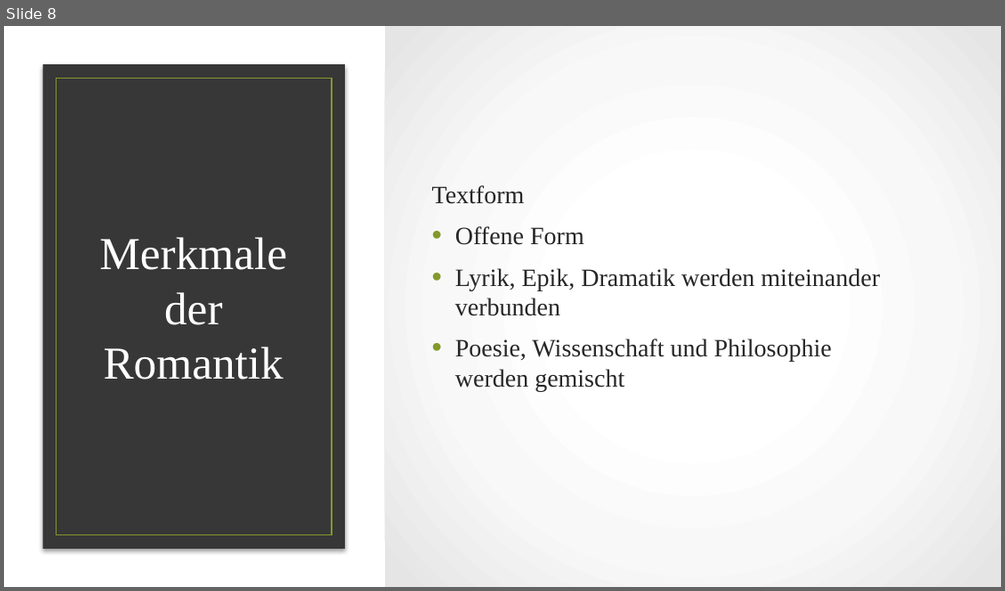
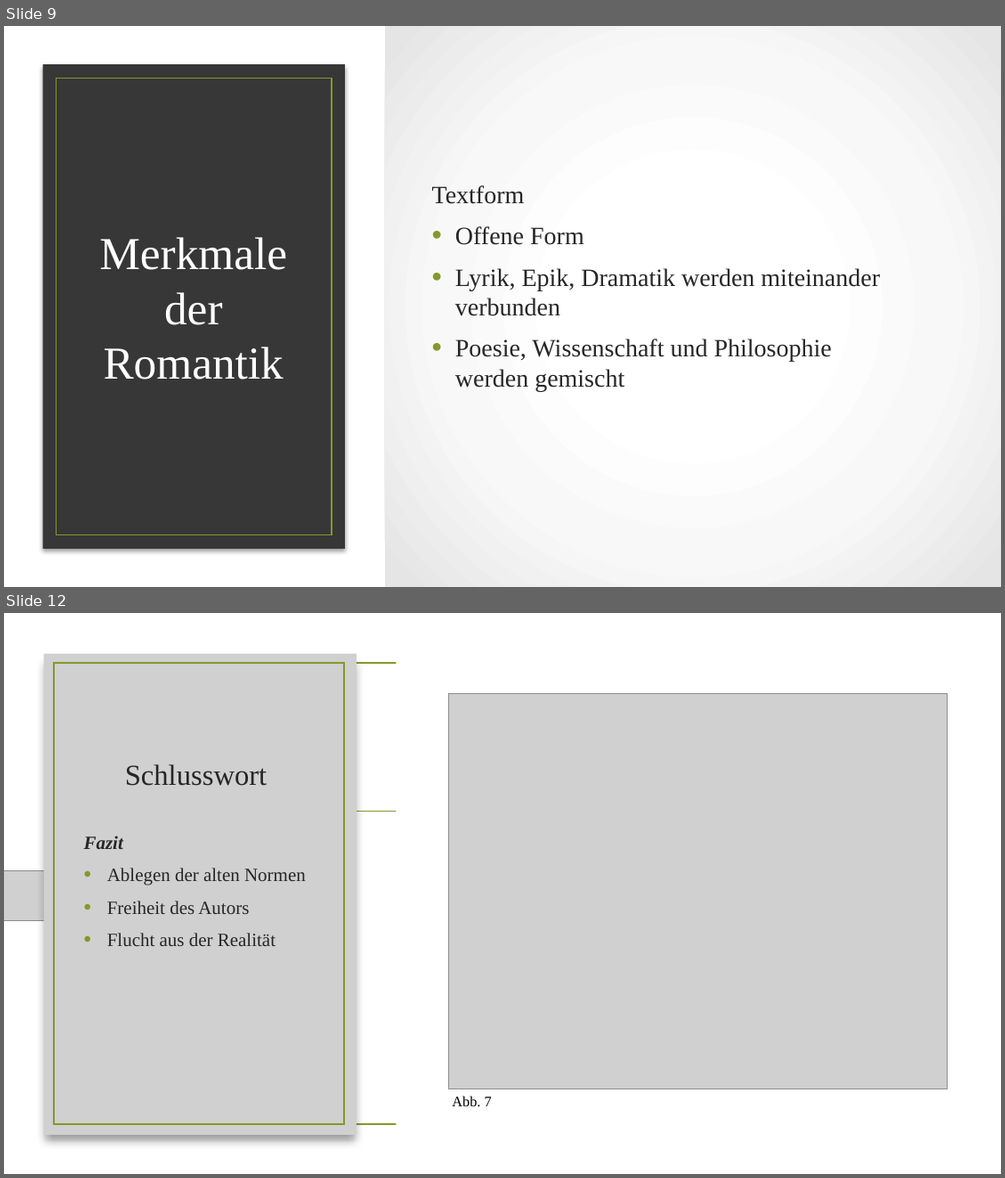
Before and after one commit to AkazeX/Schule, a slide deck: BM/Deutsch/Romantik/Romantik.pptx. Shown one above the other, each under a label of ours: slide 8 before the commit, slides 9 and 12 after it; the slides between them are not shown. The pictures are 1005x591 and 1005x1178 pixels, drawn with LibreOffice and Linux fonts; fonts in the diff are those of the drawing; grey boxes stand for pictures; background and template pictures are left out. Boxes give left, top, right and bottom in pixels: in the first picture for what was removed or moved away, otherwise in the second. Text is boxed around its words. In the diff, an @@ line names an element or a change of style, - is before the commit and + after.

```diff
--- a/BM/Deutsch/Romantik/Romantik.pptx
+++ b/BM/Deutsch/Romantik/Romantik.pptx
@@ slide 12 added at (x1=4, y1=613, x2=1001, y2=1174), background picture (left out) @@
@@ rectangle added at (x1=396, y1=613, x2=1001, y2=1174), fill #FFFFFF @@
@@ picture added at (x1=44, y1=653, x2=356, y2=1135) @@
@@ rectangle added at (x1=53, y1=663, x2=951, y2=1125), outline #83992A 1.25 pt @@
@@ rectangle added at (x1=53, y1=663, x2=343, y2=1125), outline #83992A 1.25 pt @@
@@ picture added at (x1=448, y1=694, x2=947, y2=1088) @@
@@ title added at (x1=125, y1=764, x2=267, y2=786), 28 pt, text #262626 @@
+Schlusswort
@@ line added from (119, 811) to (887, 811), #83992A 1.25 pt @@
@@ text added at (x1=84, y1=835, x2=306, y2=946), 18 pt, text #262626 @@
+Fazit
+• Ablegen der alten Normen
+• Freiheit des Autors
+• Flucht aus der Realität
@@ picture added at (x1=4, y1=871, x2=66, y2=920) @@
@@ picture added at (x1=939, y1=871, x2=1001, y2=920) @@
@@ text added at (x1=452, y1=1095, x2=492, y2=1106), 14 pt, text #000000 @@
+Abb. 7
@@ what was slide 8 is now slide 9 @@
```
Also in this commit, not shown: 10 slides changed, 1 other slide added, 3 other files.
